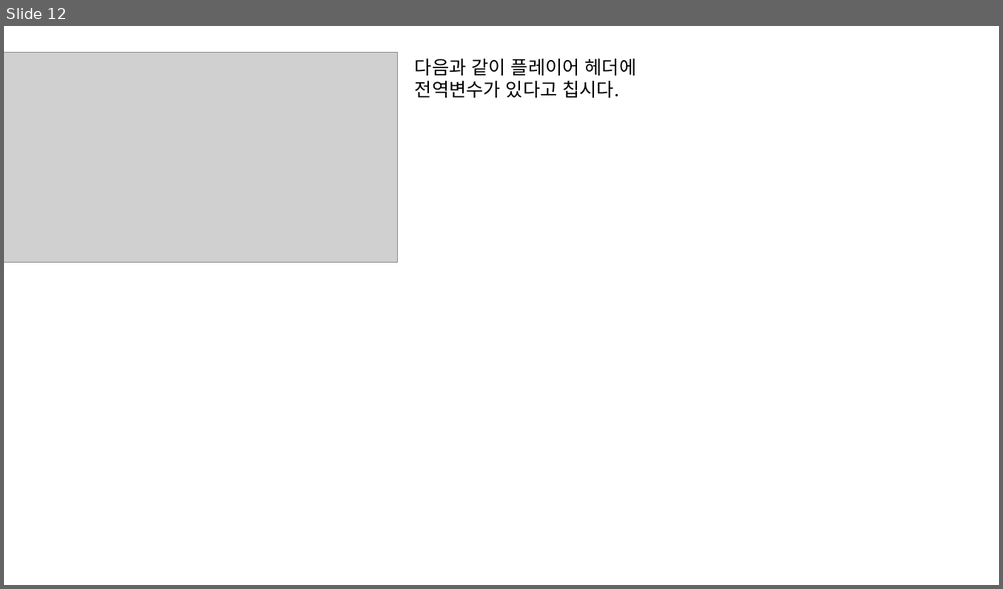
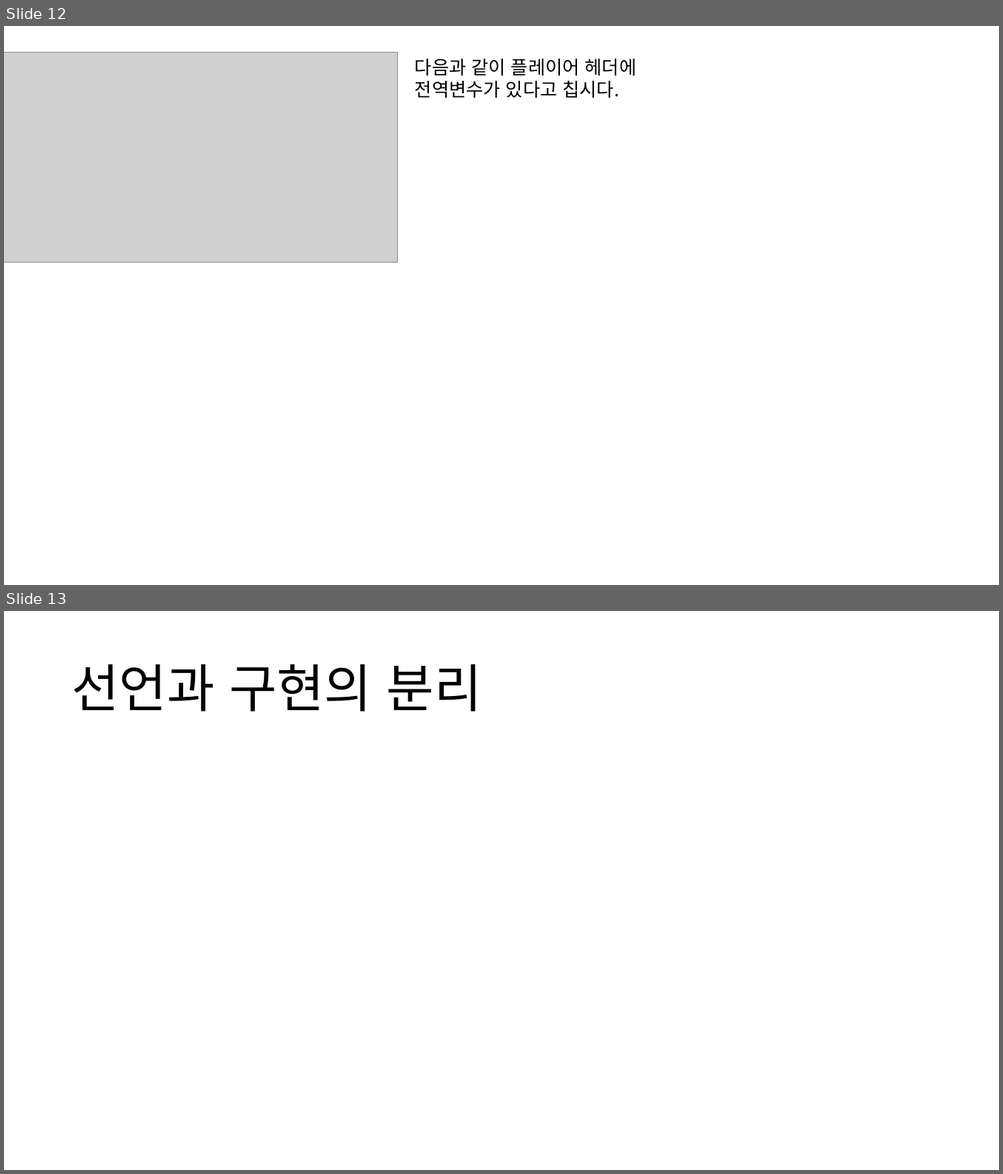
Before and after one commit to JaeSuGang/AssortRockAssignment, a slide deck: DOC/240927_파일나누기.pptx. Shown one above the other, each under a label of ours: slide 12 before the commit, slides 12 and 13 after it. The pictures are 1003x589 and 1003x1174 pixels, drawn with LibreOffice and Linux fonts; fonts in the diff are those of the drawing; grey boxes stand for pictures. Boxes give left, top, right and bottom in pixels: in the first picture for what was removed or moved away, otherwise in the second. Text is boxed around its words. In the diff, an @@ line names an element or a change of style, - is before the commit and + after.

```diff
--- a/DOC/240927_파일나누기.pptx
+++ b/DOC/240927_파일나누기.pptx
@@ slide 13 added at (4, 611, 999, 1170), background #FFFFFF @@
@@ text added at (71, 664, 482, 712), 50 pt, text #000000 @@
+선언과 구현의 분리
```
Also in this commit, not shown: 3 other slides added, 3 slides removed, 20 other files.
